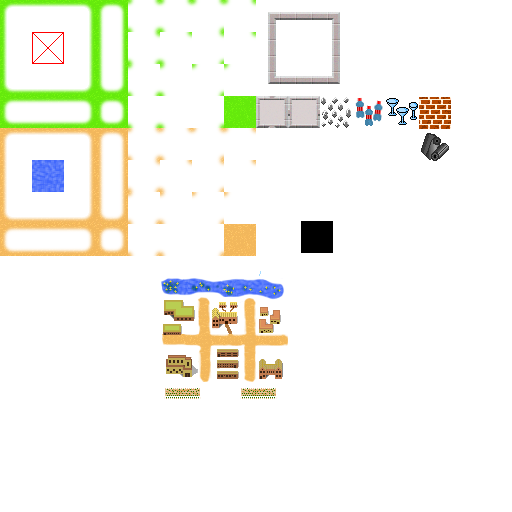
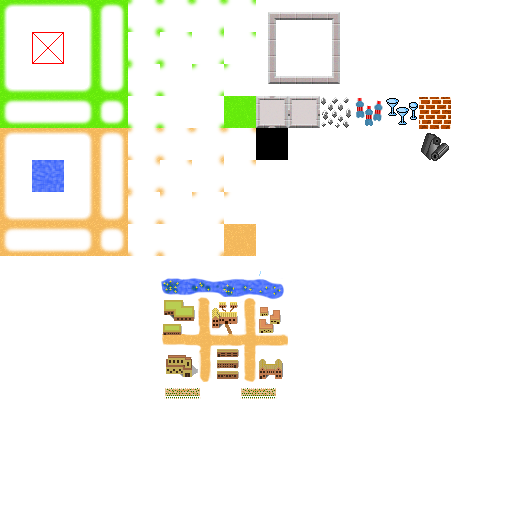
Layers edited between the first and the second 512x512 image:
painted on "black" over [256, 128, 333, 253]
